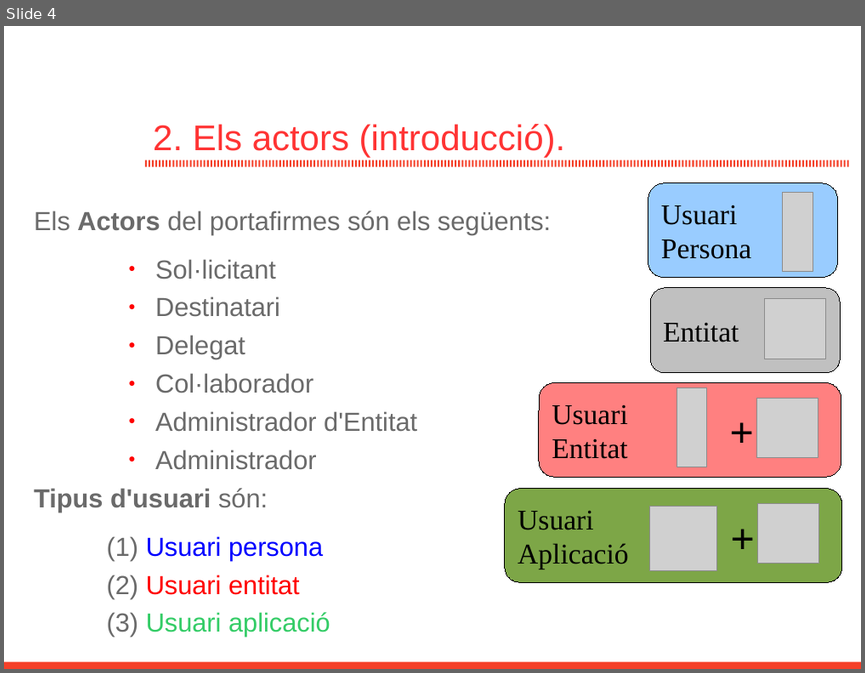
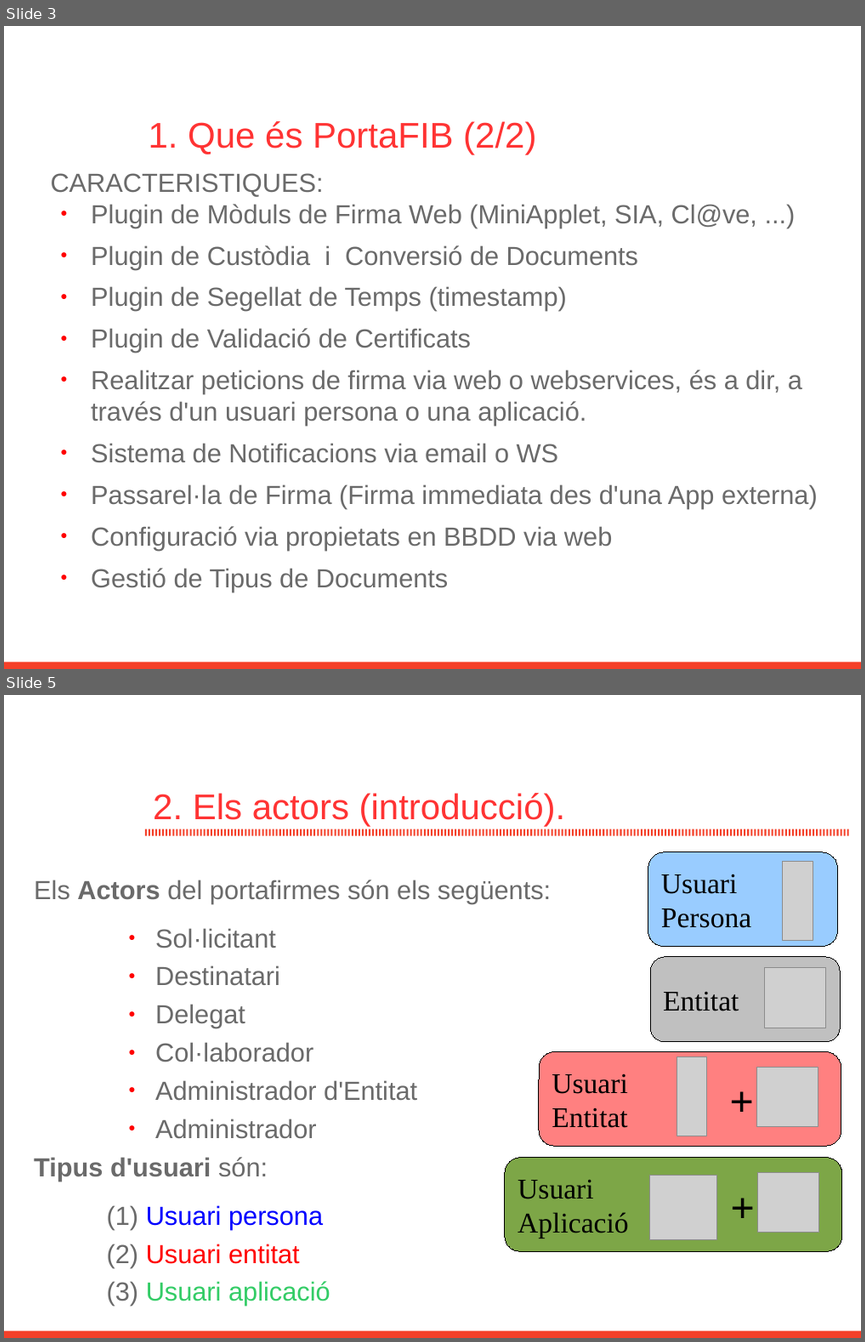
Before and after one commit to GovernIB/portafib, a slide deck: doc/Introduccio_Basica_PortaFIB.odp. Shown one above the other, each under a label of ours: slide 4 before the commit, slides 3 and 5 after it; the slides between them are not shown. The pictures are 865x673 and 865x1342 pixels, drawn with LibreOffice and Linux fonts; fonts in the diff are those of the drawing; grey boxes stand for pictures; background and template pictures are left out. Boxes give left, top, right and bottom in pixels: in the first picture for what was removed or moved away, otherwise in the second. Text is boxed around its words. In the diff, an @@ line names an element or a change of style, - is before the commit and + after.

```diff
--- a/doc/Introduccio_Basica_PortaFIB.odp
+++ b/doc/Introduccio_Basica_PortaFIB.odp
@@ slide 3 added at bbox=[4, 26, 861, 669], background #FFFFFF; not listed: 1 template element that a slide beside it also shows @@
@@ title added at bbox=[190, 33, 848, 101], 26 pt, text #FFFFFF, bold @@
+PortaFIB
@@ text added at bbox=[148, 121, 536, 154], 30 pt, text #FF3333 @@
+1. Que és PortaFIB (2/2)
@@ text added at bbox=[51, 173, 817, 591], 22 pt, text #6A6A6A @@
+CARACTERISTIQUES:
+● Plugin de Mòduls de Firma Web (MiniApplet, SIA, Cl@ve, ...)
+● Plugin de Custòdia i Conversió de Documents
+● Plugin de Segellat de Temps (timestamp)
+● Plugin de Validació de Certificats
+● Realitzar peticions de firma via web o webservices, és a dir, a través d'un usuari persona o una aplicació.
+● Sistema de Notificacions via email o WS
+● Passarel·la de Firma (Firma immediata des d'una App externa)
+● Configuració via propietats en BBDD via web
+● Gestió de Tipus de Documents
@@ what was slide 4 is now slide 5 @@
```
Also in this commit, not shown: 9 slides changed, 2 other slides added, 2 other files.
